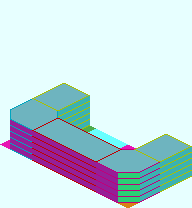
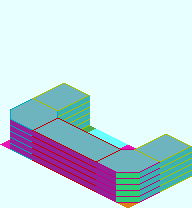
Layer changes from the first 192×208 image to the second:
painted on "Base_Plate_2x4.png" over [116, 173, 118, 202]
